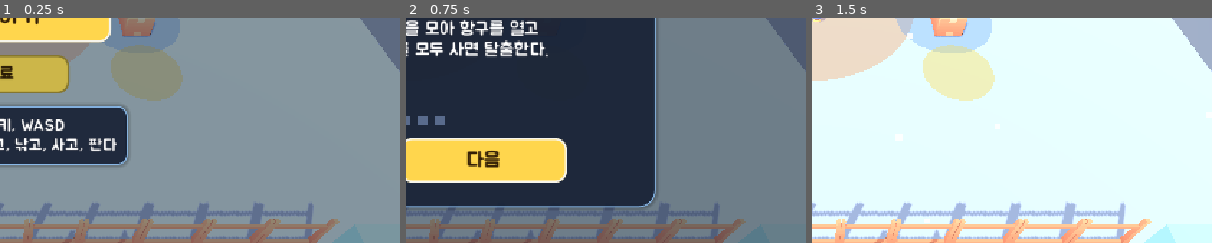
Above: before the commit, frames 1-3 (left to right).
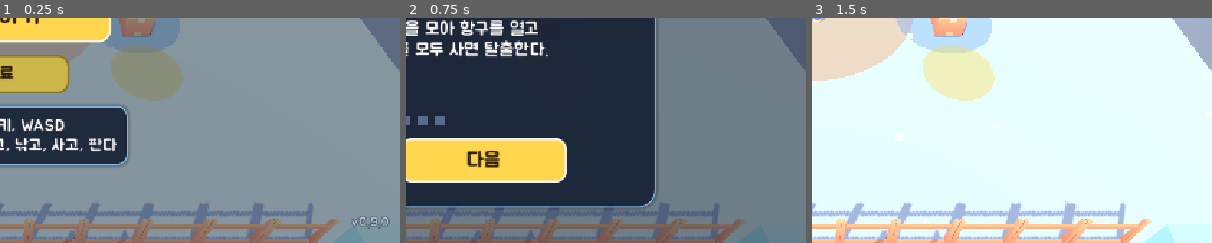
Above: after the commit, the same moments.

Repository: kimpro4214/FrostCamp
Game: Godot game, scene res://frost_camp/scenes/main.tscn
Two runs of this game, one before a commit and one after it. Both use one fixed random seed, a clock stepped at 60 frames per second and the inputs below.
Inputs:
- Up to frame 1 (0.25 s): no input
- Up to frame 2 (0.75 s): click "시작하기" at 0.5 s
- Up to frame 3 (1.5 s): click "건너뛰기" at 1.25 s
The pictures show only the part of the screen within x 50-100%, y 50-100%; the shares and areas given below are measured in that part.

The runs differ from the first frame. In frame 1, 0.3% of the frame differs, in the area x 87-98%, y 88-94%; in frame 2, nothing differs; in frame 3, nothing differs.

Commit message:
chore: 프로스트 캠프 버전을 0.9.0으로 정하고 시작 화면에 표시

Diff:
--- a/frost_camp/ui/title.gd
+++ b/frost_camp/ui/title.gd
@@ -78,6 +78,15 @@
 		+ "\n멈춰 서 있으면 베고, 낚고, 사고, 판다", 24)
 	tips.horizontal_alignment = HORIZONTAL_ALIGNMENT_CENTER
 	help.add_child(tips)
+	# 오른쪽 아래 작은 버전 표시(project.godot의 application/config/version)
+	var version := UiStyle.label("v" + str(ProjectSettings.get_setting("application/config/version", "")), 20, Color(0.8, 0.86, 0.95, 0.8))
+	version.set_anchors_and_offsets_preset(Control.PRESET_BOTTOM_RIGHT)
+	version.offset_left = -120.0
+	version.offset_top = -40.0
+	version.offset_right = -16.0
+	version.offset_bottom = -12.0
+	version.horizontal_alignment = HORIZONTAL_ALIGNMENT_RIGHT
+	_root.add_child(version)
 	(resume if resume else start).grab_focus.call_deferred()
 
 
--- a/project.godot
+++ b/project.godot
@@ -11,6 +11,7 @@
 [application]
 
 config/name="얼음 위의 작은 상점"
+config/version="0.9.0"
 run/main_scene="res://frost_camp/scenes/main.tscn"
 config/features=PackedStringArray("4.7", "GL Compatibility")
 config/icon="res://icon.svg"
